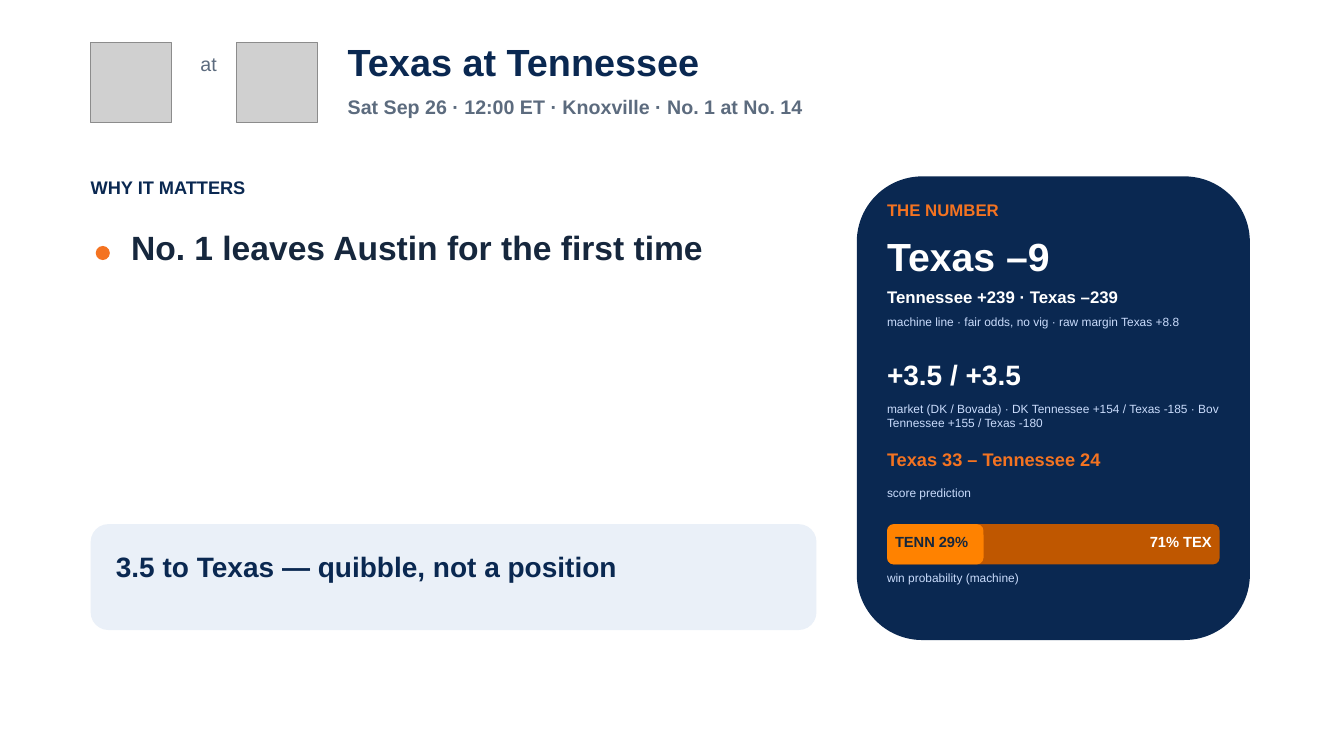
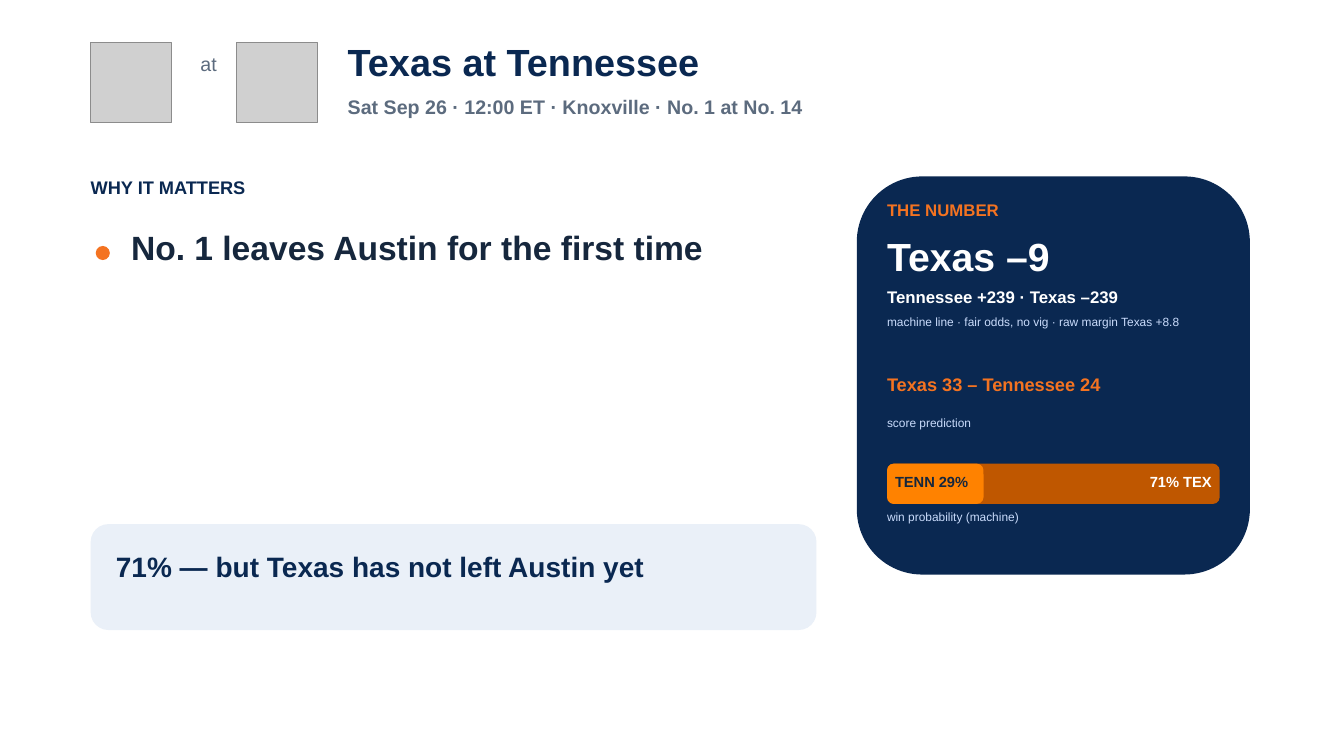
Before and after one commit to lucasalvarezflorida-lab/ncaa-fbs-analytics, a slide deck: slide 6 of decks/2026_Week4_Episode5.pptx. Drawn at 1344x756 pixels with LibreOffice and Linux fonts; fonts in the diff are those of the drawing; grey boxes stand for pictures. Boxes give left, top, right and bottom in pixels: in the first picture for what was removed or moved away, otherwise in the second. Text is boxed around its words. In the diff, an @@ line names an element or a change of style, - is before the commit and + after.

```diff
--- a/decks/2026_Week4_Episode5.pptx
+++ b/decks/2026_Week4_Episode5.pptx
@@ rounded rectangle: place and size @@
-rounded rectangle at (857,176,1250,640)
+rounded rectangle at (857,176,1250,575)
@@ text "Texas 33 – Tennessee 24": place and size @@
-text "Texas 33 – Tennessee 24" at (887,453,1100,466)
+text "Texas 33 – Tennessee 24" at (887,378,1100,391)
@@ text removed at (887,365,1021,386) @@
-+3.5 / +3.5
@@ text "score prediction": place and size @@
-text "score prediction" at (887,488,971,500)
+text "score prediction" at (887,418,971,429)
@@ text removed at (887,404,1219,427) @@
-market (DK / Bovada) · DK Tennessee +154 / Texas -185 · Bov Tennessee +155 / Texas -180
@@ 3 texts, 2 rounded rectangles: place and size @@
-3 texts, 2 rounded rectangles at (887,524,1220,585)
+3 texts, 2 rounded rectangles at (887,464,1220,524)
@@ text at (116,556,643,582): text changed @@
-3.5 to Texas — quibble, not a position
+71% — but Texas has not left Austin yet
```
Also in this commit, not shown: 7 other slides changed, 2 other files.
